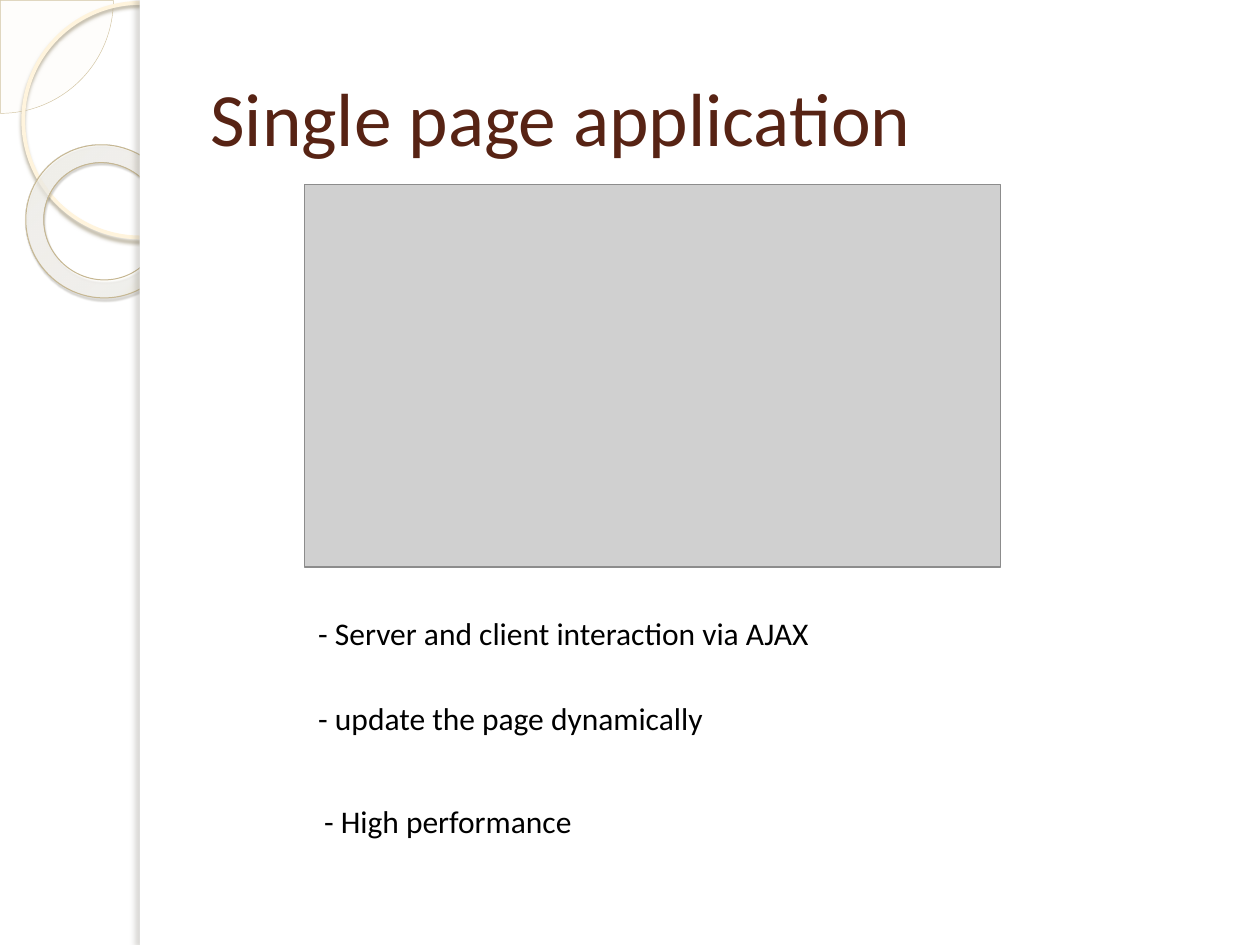
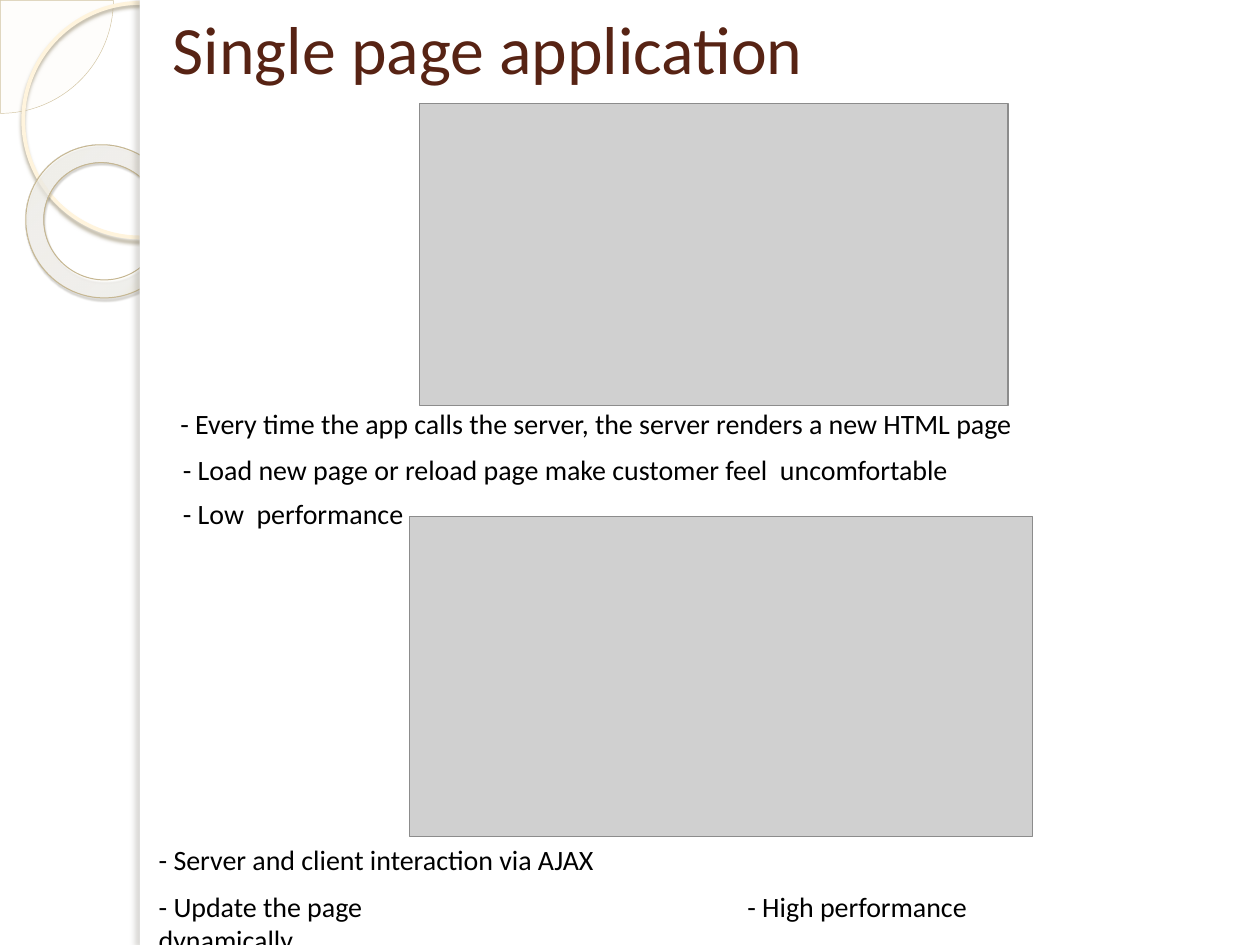
Before and after one commit to dohungcuongdev/thesis-documentation, a slide deck: slide 9 of Thesis-review.pptx (slide 10 before the commit). Drawn at 1260x945 pixels with LibreOffice and Linux fonts; fonts in the diff are those of the drawing; grey boxes stand for pictures; background and template pictures are left out. Boxes give left, top, right and bottom in pixels: in the first picture for what was removed or moved away, otherwise in the second. Text is boxed around its words. In the diff, an @@ line names an element or a change of style, - is before the commit and + after.

```diff
--- a/Thesis-review.pptx
+++ b/Thesis-review.pptx
@@ title "Single page application": place and size @@
-title "Single page application" at bbox=[210, 93, 910, 159]
+title "Single page application" at bbox=[173, 27, 802, 86]
@@ title "Single page application" at bbox=[173, 27, 802, 86]: size 43 to 38.7 pt @@
@@ picture added at bbox=[420, 103, 1008, 406] @@
@@ picture removed at bbox=[305, 185, 1000, 567] @@
@@ text added at bbox=[195, 414, 1011, 439], 16 pt, text #000000 @@
+- Every time the app calls the server, the server renders a new HTML page
@@ text added at bbox=[198, 460, 947, 485], 16 pt, text #000000 @@
+- Load new page or reload page make customer feel uncomfortable
@@ text added at bbox=[198, 504, 404, 529], 16 pt, text #000000 @@
+- Low performance
@@ picture added at bbox=[410, 517, 1033, 837] @@
@@ text "- Server and client interaction ...": place and size @@
-text "- Server and client interaction ..." at bbox=[335, 623, 809, 646]
+text "- Server and client interaction ..." at bbox=[174, 850, 594, 871]
@@ text "- Server and client interaction ..." at bbox=[174, 850, 594, 871]: size 18 to 16 pt @@
@@ text at bbox=[174, 897, 362, 922]: text changed; size 18 to 16 pt @@
-- update the page dynamically
+- Update the page dynamically
@@ text "- High performance" at bbox=[762, 897, 967, 922]: size 18 to 16 pt @@
@@ text "- High performance": place and size @@
-text "- High performance" at bbox=[341, 811, 571, 839]
+text "- High performance" at bbox=[762, 897, 967, 922]
```
Also in this commit, not shown: 2 other slides changed, 1 slide added, 3 slides removed, 1 other file.
